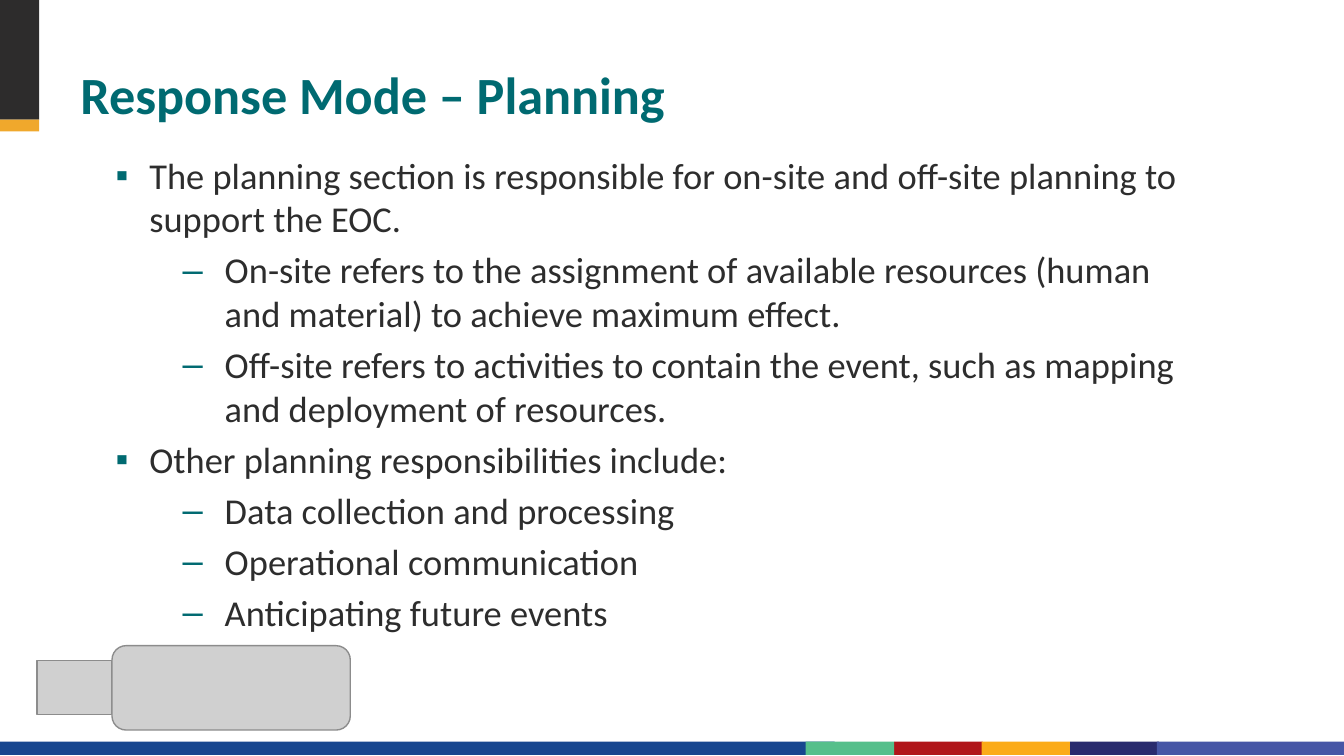
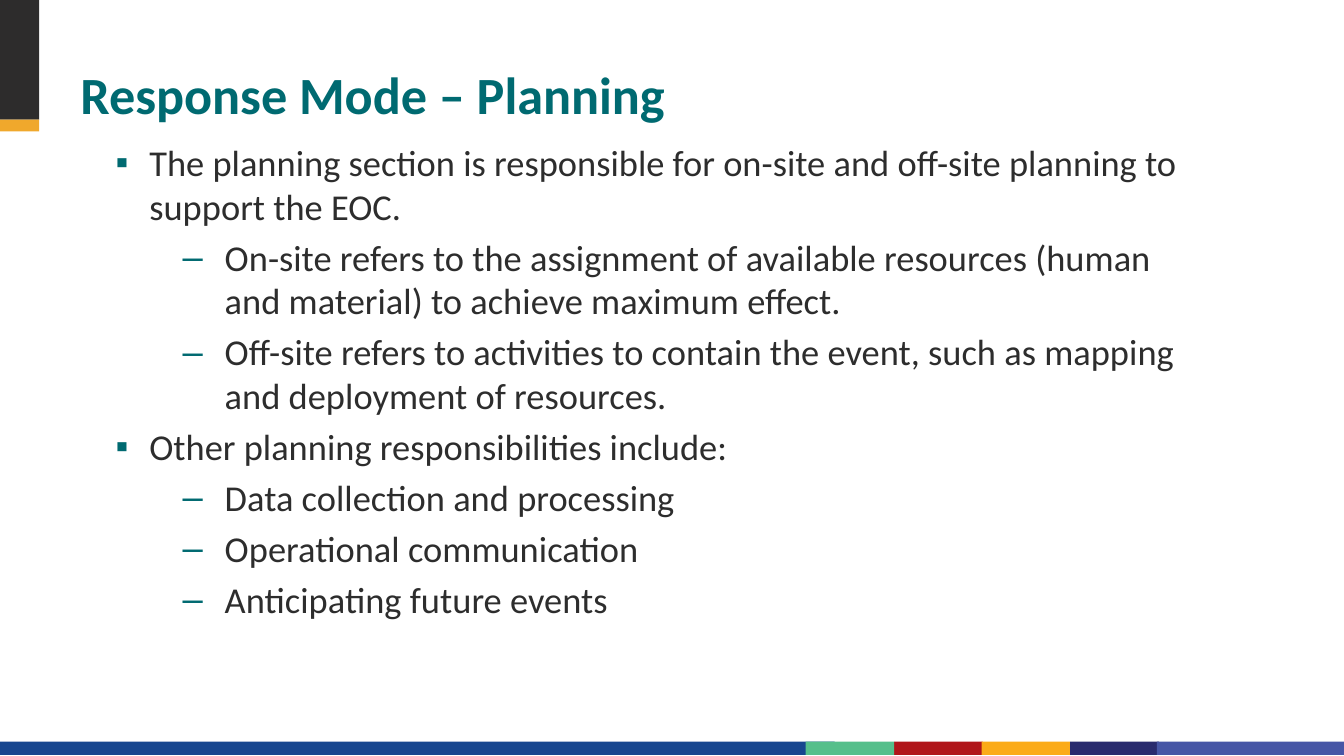
Before and after one commit to talus-analytics-bus/cdc-eoc, a slide deck: slide 20 of src/assets/documents/EOC Development Tool/5 - How do we operate our EOC/operate-5-2020-eoc-covid-19-operations-guide.pptx. Drawn at 1344x756 pixels with LibreOffice and Linux fonts; fonts in the diff are those of the drawing; grey boxes stand for pictures; background and template pictures are left out. Boxes give left, top, right and bottom in pixels: in the first picture for what was removed or moved away, otherwise in the second. Text is boxed around its words. In the diff, an @@ line names an element or a change of style, - is before the commit and + after.

```diff
--- a/src/assets/documents/EOC Development Tool/5 - How do we operate our EOC/operate-5-2020-eoc-covid-19-operations-guide.pptx
+++ b/src/assets/documents/EOC Development Tool/5 - How do we operate our EOC/operate-5-2020-eoc-covid-19-operations-guide.pptx
@@ text "The planning section is responsible ...": place and size @@
-text "The planning section is responsible ..." at (149, 163, 1176, 633)
+text "The planning section is responsible ..." at (149, 150, 1176, 620)
@@ rectangle removed at (0, 653, 224, 735) @@
@@ picture removed at (112, 645, 349, 730) @@
@@ picture removed at (36, 660, 112, 714) @@
```
Also in this commit, not shown: 28 other slides changed, 4 other files.
